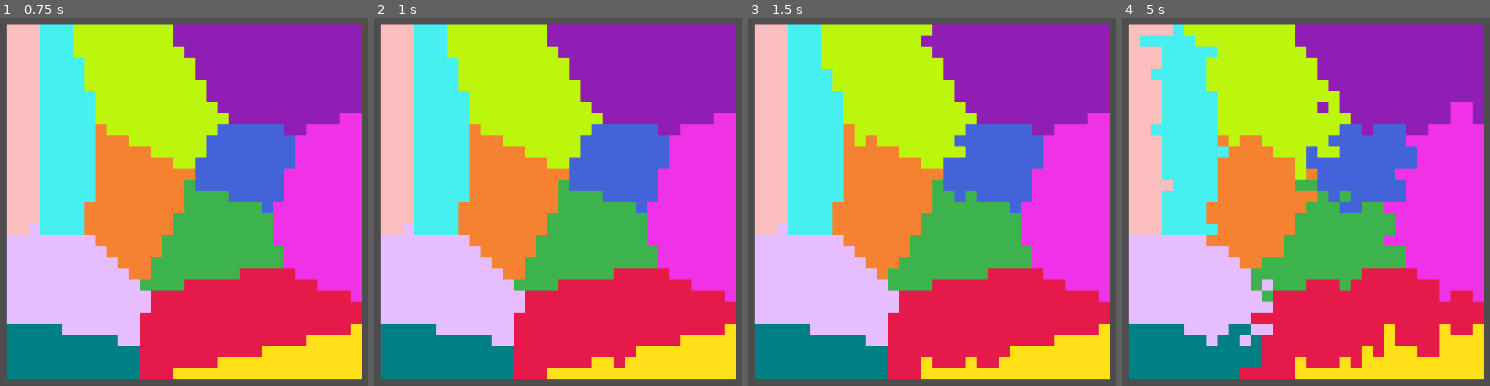
Above: before the commit, frames 1-4 (left to right).
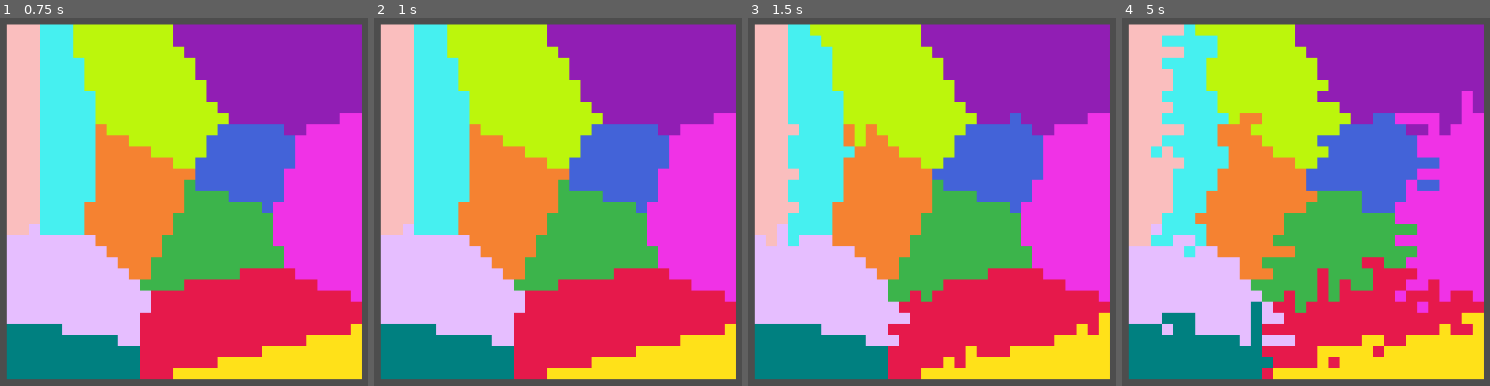
Above: after the commit, the same moments.

Repository: DeclanHarty/RedistrictingProject
Game: Godot game, scene res://main_scene.tscn
The game is run twice, just before and just after one commit, with the same random seed, the same clock (stepped at 60 frames per second) and the same inputs. The project has no main scene, so this scene is started directly.
Inputs:
- Up to frame 1 (0.75 s): tap Enter at 0.5 s
- Up to frame 2 (1 s): no input
- Up to frame 3 (1.5 s): no input
- Up to frame 4 (5 s): no input

Frame 1 is identical in both runs. In frame 2, 0.1% of the frame differs, in the area x 64-69%, y 92-96%; in frame 3, 3.3%; in frame 4, 14%, in the area x 1-99%, y 1-99%.

Commit message:
Fixed std_dev comparison and added comments

Diff:
--- a/diagram_creator.gd
+++ b/diagram_creator.gd
@@ -132,7 +132,9 @@
 			return true
 	return false
 
+
 func init_district_map(image_width, image_height):
+	""" Initializes the district map as a 2d array with each cell set to -1"""
 	for x in range(image_width):
 		var y_col = []
 		for y in range(image_height):
@@ -140,6 +142,7 @@
 		district_map.append(y_col)
 
 func get_neighboring_districts(pos : Vector2, district_map):
+	""" Returns an array of the unique districts niehgboring a position"""
 	var current_district = district_map[pos.x][pos.y]
 	var neighboring_districts = []
 	for direction in directions:
@@ -153,6 +156,8 @@
 	return neighboring_districts
 
 func determine_new_edges(pos, original_district, new_district, district_map, edges):
+	""" Determines if given tile and its neighbors are now edge tiles and updates the
+	edges array to match"""
 	#for direction in directions:
 		#var check_pos = pos + direction
 		#if (check_pos.x < 0 or check_pos.x >= CANVAS_WIDTH or check_pos.y < 0 or check_pos.y >= CANVAS_HEIGHT):
@@ -169,24 +174,32 @@
 
 	for direction in directions:
 		var check_pos = pos + direction
+		#Check if cell is in the bounds of the map
 		if (check_pos.x < 0 or check_pos.x >= CANVAS_WIDTH or check_pos.y < 0 or check_pos.y >= CANVAS_HEIGHT):
 			continue
+
+		#Add or remove tile from edge list
 		var is_now_edge = check_if_edge_pixel(check_pos)
 		if(is_now_edge and check_pos not in edges):
 			edges.append(check_pos)
 		elif(!is_now_edge and check_pos in edges):
 			edges.erase(check_pos)
 
+	#Check if the flipped pixel is still an edge
 	var pixel_is_still_edge = check_if_edge_pixel(pos)
 	if !pixel_is_still_edge:
 		edges.erase(pos)
 
 func flip_edge():
+	# Get a random edge tile to potentially flip
 	var edge_index = randi_range(0, len(edges) - 1)
 	var pos = edges[edge_index]
+	# Get tile's original district
 	var original_district = district_map[pos.x][pos.y]
 
+	# Get the neighboring district values of the chosen edge (not including original district value)
 	var neighboring_districts = get_neighboring_districts(pos, district_map)
+
 	#if(len(neighboring_districts) == 0):
 		#print("Fail")
 		#print(pos)
@@ -202,23 +215,33 @@
 			#test_neighbors.append(district_map[check_pos.x][check_pos.y])
 		#print(test_neighbors)
 
+	# Choose a random district that neighbors the chosen edge tile
 	var neighbor_index = randi_range(0, len(neighboring_districts) - 1)
-
 	var new_district = neighboring_districts[neighbor_index]
 
+	# Make a deep copy of the current district map and update it to match the potential move
 	var new_dict = district_area_map.duplicate(true)
-
 	new_dict[original_district] -= 1
 	new_dict[new_district] += 1
-	var test_std_deviation = calc_stand_dev(district_area_map.values())
+
+	# Calculate the std_deviation of the new move and roll a value between 0 and 1
+	var test_std_deviation = calc_stand_dev(new_dict.values())
 	var bad_move_value = randf()
+
+	# If move decreases area std deviation or passes the bad move check
 	if(test_std_deviation <= current_std_deviation or bad_move_value < initial_bad_move_chance):
+		# Increase the number of bad iterations if a "bad" move
 		if(test_std_deviation > current_std_deviation and bad_move_value < initial_bad_move_chance):
 			initial_bad_move_chance -= TEMP_CHANGE_RATE
 			number_of_bad_iterations += 1
+
+		#Update the district area map and district map to the new district
 		district_area_map = new_dict
 		district_map[pos.x][pos.y] = new_district
+
+		#Update standard deviation to match new standard deviation
 		current_std_deviation = test_std_deviation
+		#Update edges to match new map
 		determine_new_edges(pos, original_district, new_district, district_map, edges)
 		#find_edge_pixels(directions)
 		return [pos, new_district]
